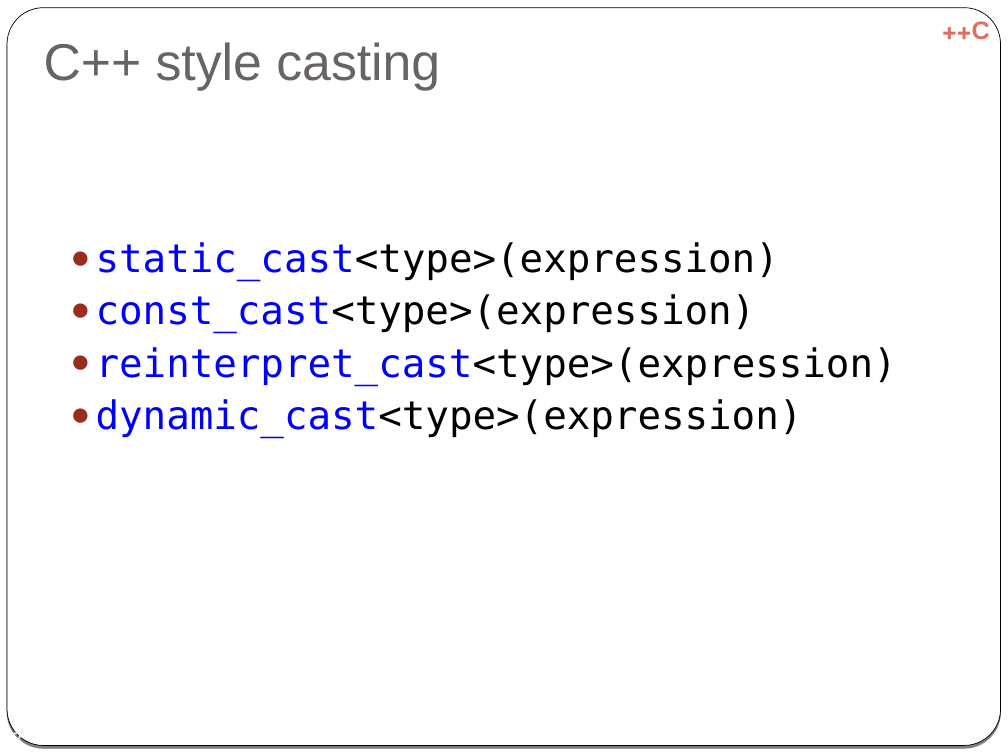
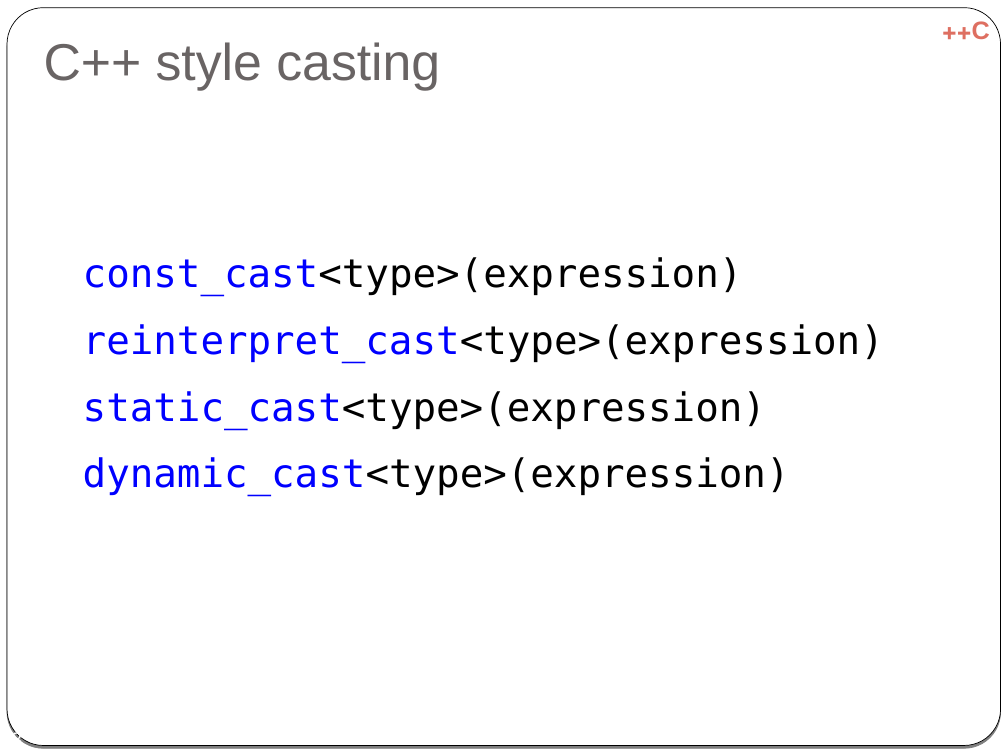
Before and after one commit to cpp-at-ariel/cpp-5778, a slide deck: slide 3 of week07-diamond-rtti/slides-rtti.odp. Drawn at 1008x756 pixels with LibreOffice and Linux fonts; fonts in the diff are those of the drawing. Boxes give left, top, right and bottom in pixels: in the first picture for what was removed or moved away, otherwise in the second. Text is boxed around its words. In the diff, an @@ line names an element or a change of style, - is before the commit and + after.

```diff
--- a/week07-diamond-rtti/slides-rtti.odp
+++ b/week07-diamond-rtti/slides-rtti.odp
@@ text at (83, 257, 884, 497): list level 2 to 1 in "const_cast<type>(expression)"; bullet colour #9B2D1F to #FFFFFF; list level 2 to 1 in "reinterpret_cast<type>(expression)"; list level 2 to 1 in "dynamic_cast<type>(expression)" @@
@@ text at (96, 242, 779, 281): paragraph removed @@
-  ● static_cast<type>(expression)
@@ text at (83, 391, 766, 430): paragraph added @@
+● static_cast<type>(expression)
```
Also in this commit, not shown: 8 other slides changed, 2 slides added, 2 slides removed, 51 other files.
